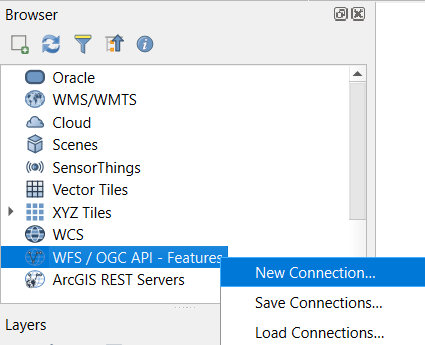
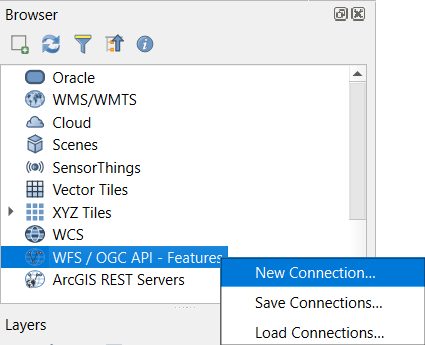
Layers edited between the first and the second (425, 345) image:
added layer "Frame" (66%) above "Screenshot 2026-06-29 131246.png" over [220, 257, 425, 345]
painted on "Screenshot 2026-06-29 131246.png" over [376, 0, 425, 3]